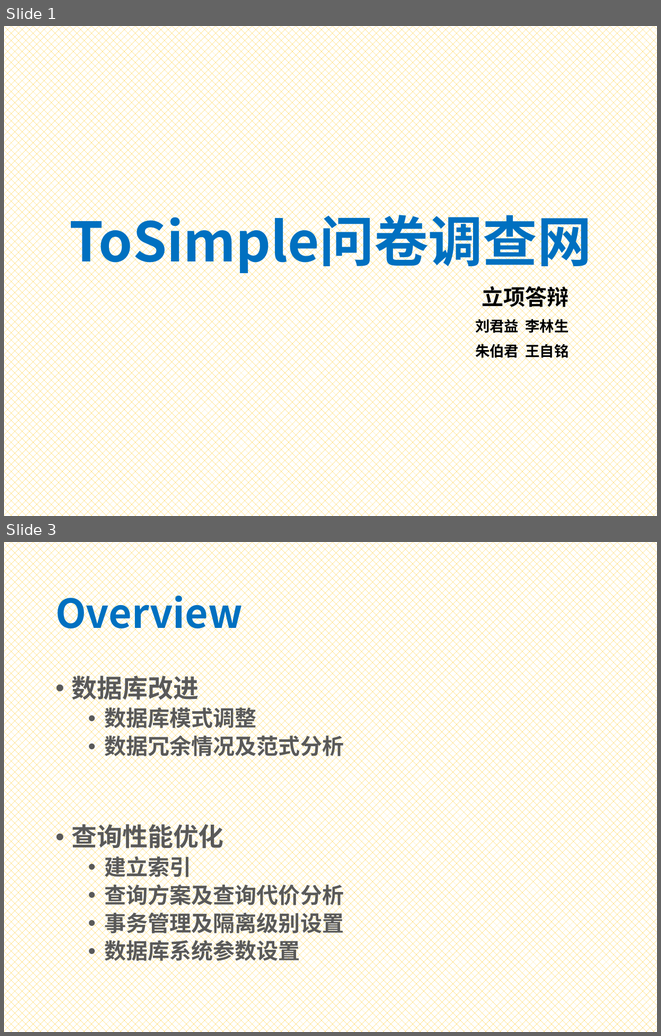
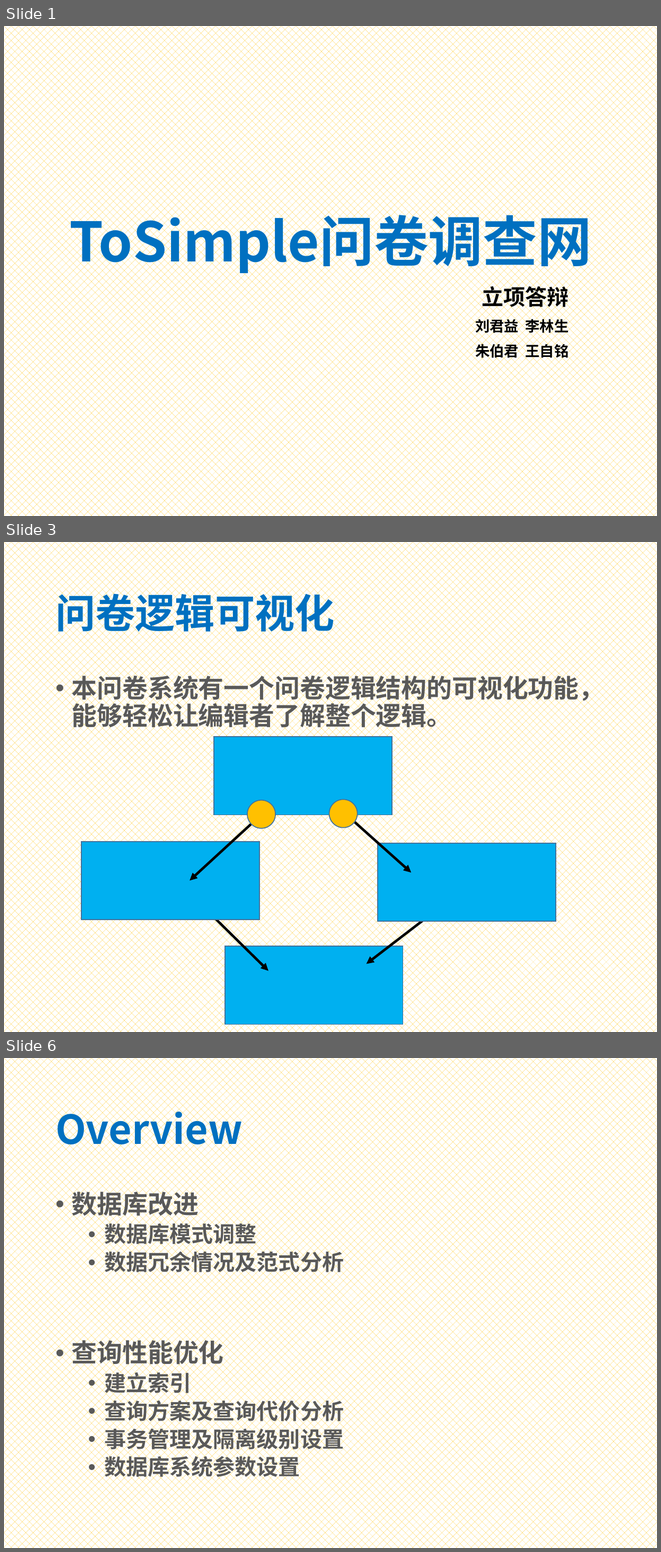
Before and after one commit to Bonjourz/to-simple, a slide deck: Presentation2 Template.pptx. Shown one above the other, each under a label of ours: slides 1 and 3 before the commit, slides 1, 3 and 6 after it; the slides between them are not shown. The pictures are 661x1036 and 661x1552 pixels, drawn with LibreOffice and Linux fonts; fonts in the diff are those of the drawing. Boxes give left, top, right and bottom in pixels: in the first picture for what was removed or moved away, otherwise in the second. Text is boxed around its words. In the diff, an @@ line names an element or a change of style, - is before the commit and + after.

```diff
--- a/Presentation2 Template.pptx
+++ b/Presentation2 Template.pptx
@@ slide 3 added at (x1=4, y1=542, x2=657, y2=1032), background pattern #FFC000 on #FFFFFF @@
@@ title added at (x1=55, y1=588, x2=335, y2=638), 44 pt, text #0070C0, bold @@
+问卷逻辑可视化
@@ text added at (x1=72, y1=671, x2=604, y2=731), 28 pt, text #595959, bold @@
+• 本问卷系统有一个问卷逻辑结构的可视化功能，能够轻松让编辑者了解整个逻辑。
@@ rectangle added at (x1=214, y1=737, x2=392, y2=815), fill #00B0F0, outline #43739E 1 pt @@
@@ ellipse added at (x1=248, y1=800, x2=276, y2=828), fill #FFC000, outline #43739E 1 pt @@
@@ ellipse added at (x1=329, y1=799, x2=358, y2=827), fill #FFC000, outline #43739E 1 pt @@
@@ double arrow added from (261, 814) to (190, 880), #000000 2.75 pt @@
@@ double arrow added from (412, 872) to (345, 814), #000000 2.75 pt @@
@@ rectangle added at (x1=82, y1=841, x2=260, y2=919), fill #00B0F0, outline #43739E 1 pt @@
@@ rectangle added at (x1=378, y1=843, x2=556, y2=921), fill #00B0F0, outline #43739E 1 pt @@
@@ double arrow added from (367, 964) to (467, 886), #000000 2.75 pt @@
@@ double arrow added from (268, 970) to (201, 905), #000000 2.75 pt @@
@@ rectangle added at (x1=224, y1=946, x2=403, y2=1024), fill #00B0F0, outline #43739E 1 pt @@
@@ what was slide 3 is now slide 6 @@
```
Also in this commit, not shown: 1 slide changed, 2 other slides added.
